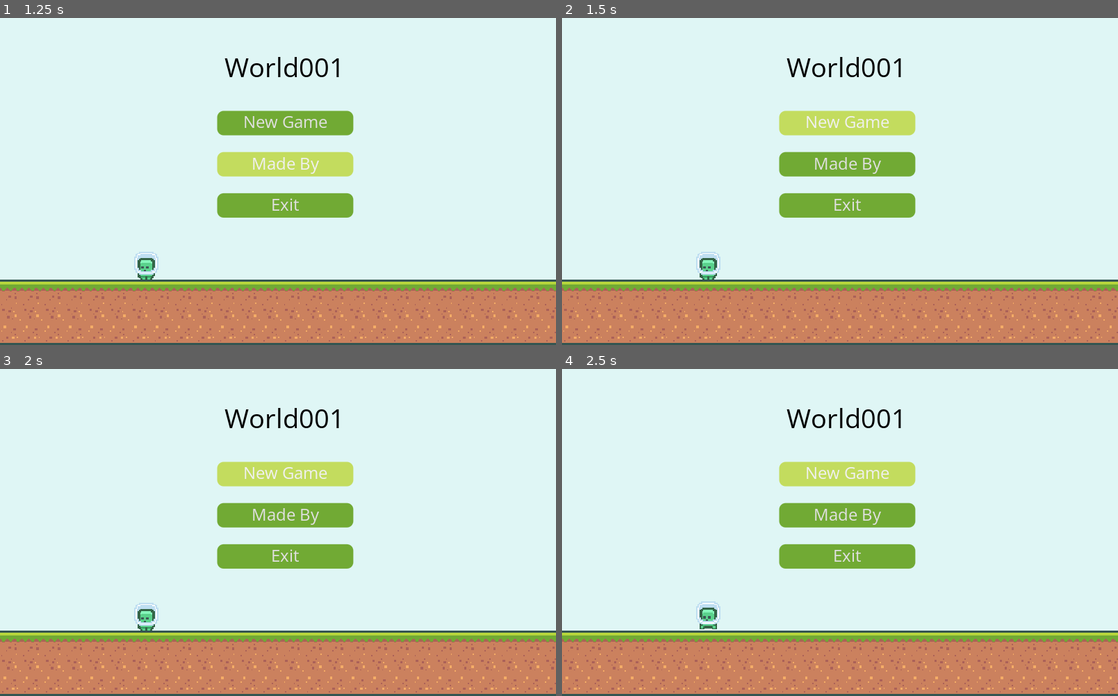
Above: before the commit, frames 1-4 (two rows, left to right).
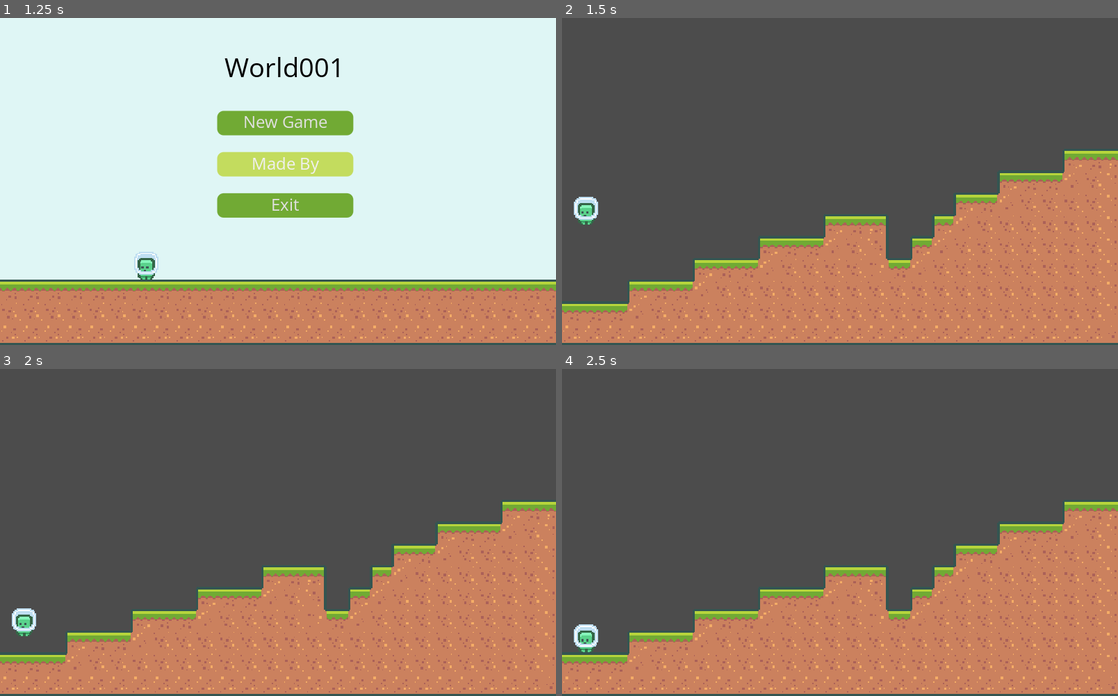
Above: after the commit, the same moments.

Repository: MahinMuhammad/World001
Game: Godot game, scene res://Menu.tscn
Same seed, same stepped clock (60 frames per second), same inputs: the game is played once before the commit and once after it.
Inputs (mouse positions are in pixels of both pictures, inside the frame that each line leads up to):
- Up to frame 1 (1.25 s): click "Made By" at 0.5 s
- Up to frame 2 (1.5 s): click "New Game" at 1.25 s
- Up to frame 3 (2 s): no input
- Up to frame 4 (2.5 s): click (845, 473) at 2 s, where only the run before the commit has a clickable "New Game"

Frame 1 is identical in both runs. In frame 2, 84% of the frame differs, in the area x 0-100%, y 0-99%; in frame 3, 84%; in frame 4, 84%.

Commit message:
menu and level1 scene connected

Diff:
--- /dev/null
+++ b/Menu.gd
@@ -0,0 +1,7 @@
+extends Control
+
+export var mainGameScene : PackedScene
+
+
+func _on_New_Game_Button_button_up():
+	get_tree().change_scene(mainGameScene.resource_path)
--- a/Menu.tscn
+++ b/Menu.tscn
@@ -1,10 +1,12 @@
-[gd_scene load_steps=15 format=2]
+[gd_scene load_steps=17 format=2]
 
 [ext_resource path="res://Kenneypixelplatfomerassets/Character/character_0000.png" type="Texture" id=1]
 [ext_resource path="res://Kenneypixelplatfomerassets/Character/character_0001.png" type="Texture" id=2]
 [ext_resource path="res://Kenneypixelplatfomerassets/Tilemap/tiles_packed.png" type="Texture" id=3]
 [ext_resource path="res://Player.gd" type="Script" id=4]
 [ext_resource path="res://Open_Sans/OpenSans-VariableFont_wdth,wght.ttf" type="DynamicFontData" id=5]
+[ext_resource path="res://Menu.gd" type="Script" id=6]
+[ext_resource path="res://Level1.tscn" type="PackedScene" id=7]
 
 [sub_resource type="ConvexPolygonShape2D" id=4]
 points = PoolVector2Array( 0, 0, 18, 0, 18, 18, 0, 18 )
@@ -218,9 +220,11 @@
 corner_radius_bottom_right = 5
 corner_radius_bottom_left = 5
 
-[node name="Control" type="Control"]
+[node name="MainMenu" type="Control"]
 anchor_right = 1.0
 anchor_bottom = 1.0
+script = ExtResource( 6 )
+mainGameScene = ExtResource( 7 )
 
 [node name="TileMap" type="TileMap" parent="."]
 tile_set = SubResource( 5 )
@@ -293,7 +297,7 @@
 custom_constants/margin_right = 15
 custom_constants/margin_left = 15
 
-[node name="Button" type="Button" parent="MarginContainer/VBoxContainer/MarginContainer/VBoxContainer/MarginContainer"]
+[node name="New Game Button" type="Button" parent="MarginContainer/VBoxContainer/MarginContainer/VBoxContainer/MarginContainer"]
 margin_left = 15.0
 margin_right = 127.0
 margin_bottom = 20.0
@@ -315,7 +319,7 @@
 custom_constants/margin_right = 15
 custom_constants/margin_left = 15
 
-[node name="Button" type="Button" parent="MarginContainer/VBoxContainer/MarginContainer/VBoxContainer/MarginContainer2"]
+[node name="Made By Button" type="Button" parent="MarginContainer/VBoxContainer/MarginContainer/VBoxContainer/MarginContainer2"]
 margin_left = 15.0
 margin_right = 127.0
 margin_bottom = 20.0
@@ -337,7 +341,7 @@
 custom_constants/margin_right = 15
 custom_constants/margin_left = 15
 
-[node name="Button" type="Button" parent="MarginContainer/VBoxContainer/MarginContainer/VBoxContainer/MarginContainer3"]
+[node name="Exit Button" type="Button" parent="MarginContainer/VBoxContainer/MarginContainer/VBoxContainer/MarginContainer3"]
 margin_left = 15.0
 margin_right = 127.0
 margin_bottom = 20.0
@@ -349,3 +353,5 @@
 custom_styles/pressed = SubResource( 9 )
 custom_styles/normal = SubResource( 10 )
 text = "Exit"
+
+[connection signal="button_up" from="MarginContainer/VBoxContainer/MarginContainer/VBoxContainer/MarginContainer/New Game Button" to="." method="_on_New_Game_Button_button_up"]
